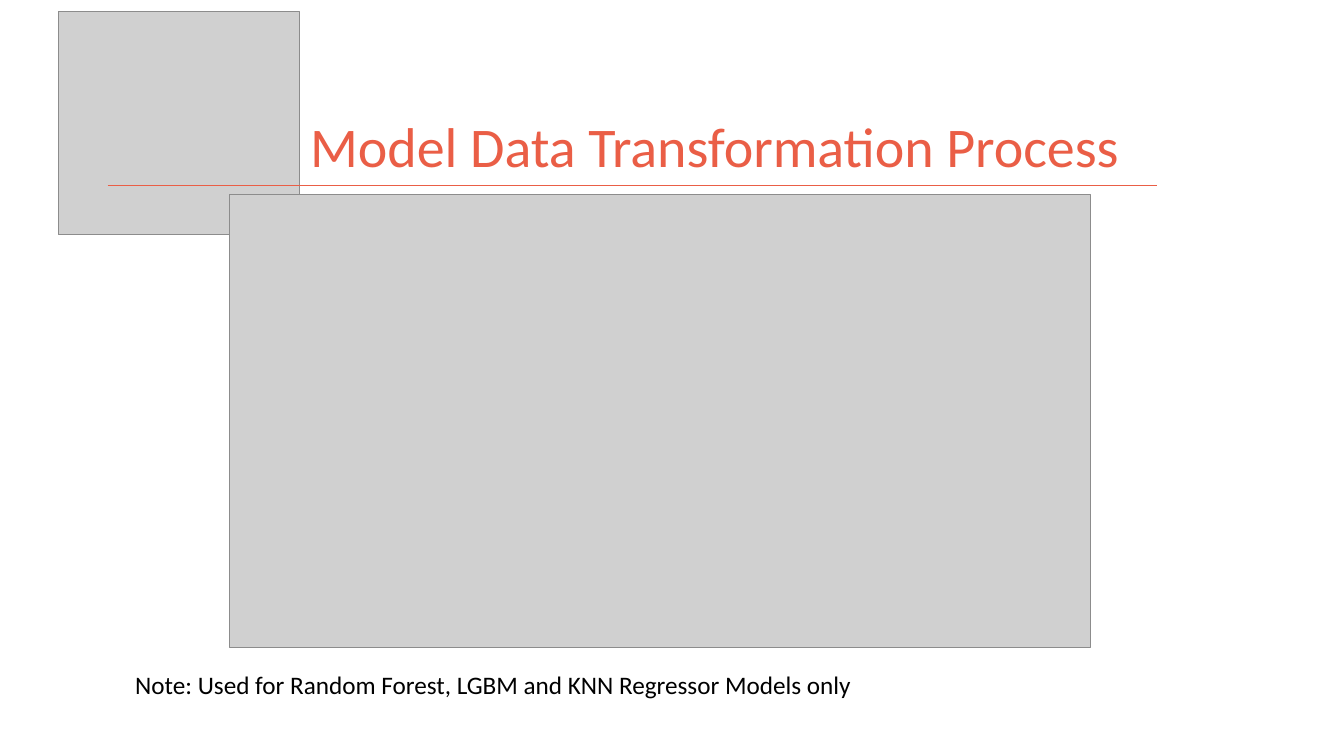
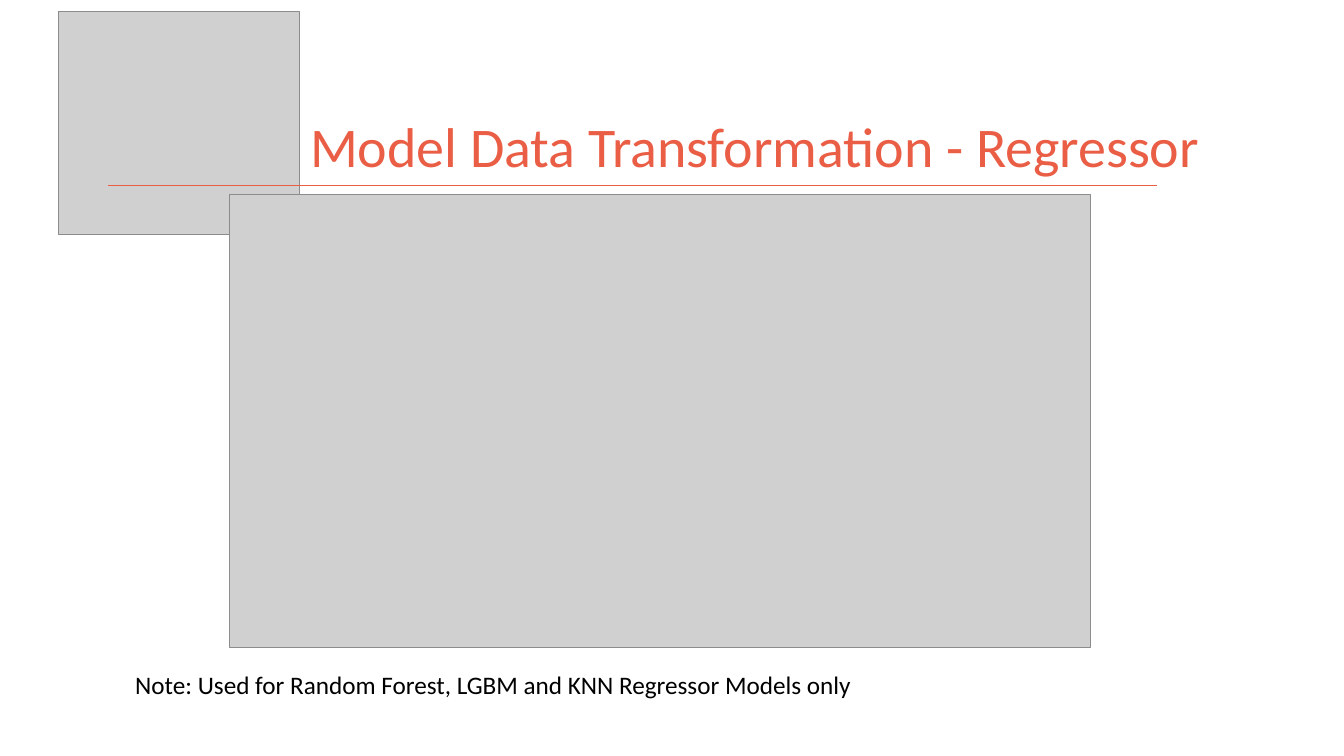
Before and after one commit to kman4/AirbnbPredictions, a slide deck: slide 3 of Airbnb Price Predictions (Model).pptx. Drawn at 1344x756 pixels with LibreOffice and Linux fonts; fonts in the diff are those of the drawing; grey boxes stand for pictures. Boxes give left, top, right and bottom in pixels: in the first picture for what was removed or moved away, otherwise in the second. Text is boxed around its words. In the diff, an @@ line names an element or a change of style, - is before the commit and + after.

```diff
--- a/Airbnb Price Predictions (Model).pptx
+++ b/Airbnb Price Predictions (Model).pptx
@@ title at (310,128,1199,177): text changed @@
-Model Data Transformation Process
+Model Data Transformation - Regressor
```
Also in this commit, not shown: 1 other slide changed, 2 other files.
